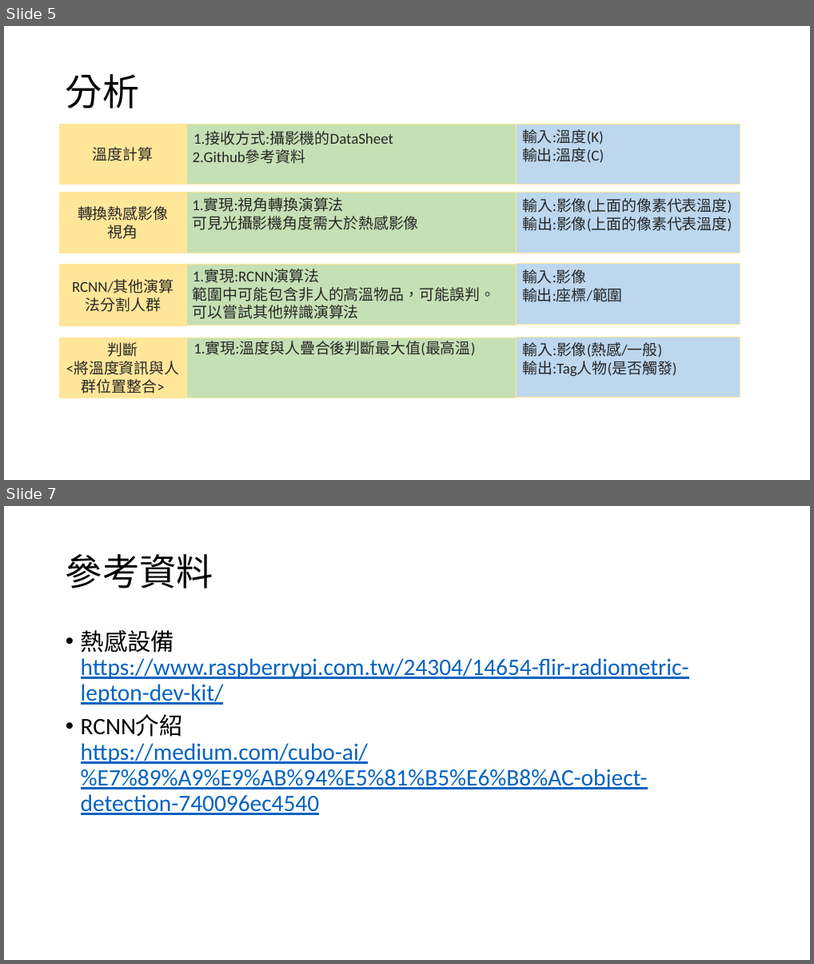
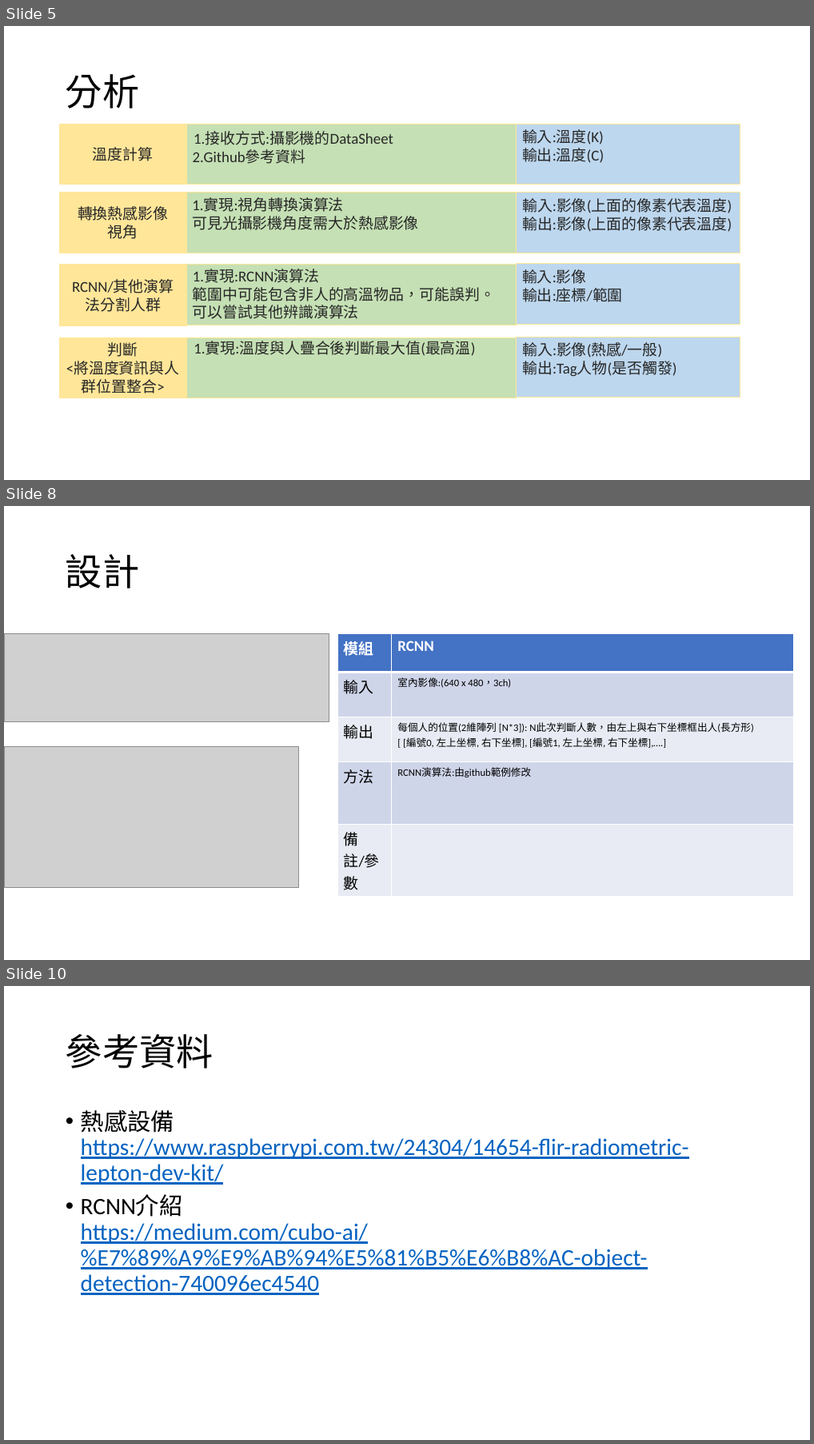
Before and after one commit to HsuTengHsiung/Image-processing, a slide deck: 000.作業紀錄/人體溫度判斷.pptx. Shown one above the other, each under a label of ours: slides 5 and 7 before the commit, slides 5, 8 and 10 after it; the slides between them are not shown. The pictures are 814x964 and 814x1444 pixels, drawn with LibreOffice and Linux fonts; fonts in the diff are those of the drawing; grey boxes stand for pictures. Boxes give left, top, right and bottom in pixels: in the first picture for what was removed or moved away, otherwise in the second. Text is boxed around its words. In the diff, an @@ line names an element or a change of style, - is before the commit and + after.

Commit message:
更新報告
1.調整架構圖
2.設計新增模組:輸入、輸出、參數

```diff
--- a/000.作業紀錄/人體溫度判斷.pptx
+++ b/000.作業紀錄/人體溫度判斷.pptx
@@ slide 8 added at (x1=4, y1=506, x2=810, y2=960), background #FFFFFF @@
@@ title added at (x1=66, y1=554, x2=139, y2=588), 44 pt, text #000000 @@
+設計
@@ picture added at (x1=4, y1=634, x2=329, y2=721) @@
@@ table added at (x1=338, y1=634, x2=794, y2=893), 5 rows, 2 columns @@
+模組 | RCNN
+輸入 | 室內影像:(640 x 480，3ch)
+輸出 | 每個人的位置(2維陣列 [N*3]): N此次判斷人數，由左上與右下坐標框出人(長方形) [ [編號0, 左上坐標, 右下坐標], [編號1, 左上坐標, 右下坐標],….]
+方法 | RCNN演算法:由github範例修改
+備註/參數 | 
@@ picture added at (x1=4, y1=747, x2=298, y2=887) @@
@@ what was slide 7 is now slide 10 @@
```
Also in this commit, not shown: 1 slide changed, 2 other slides added.
